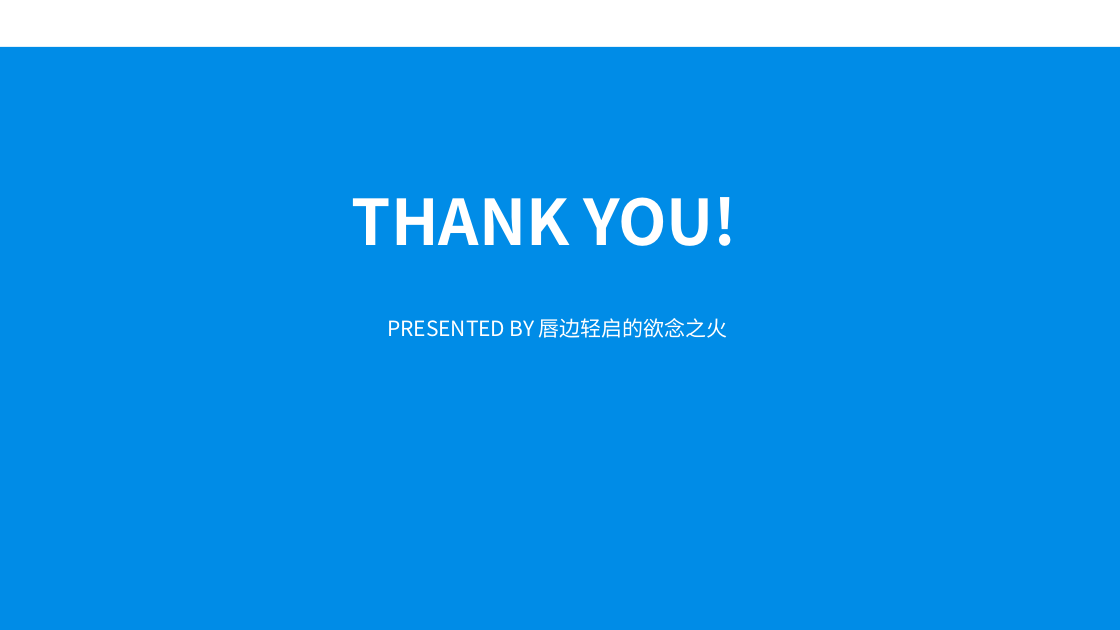
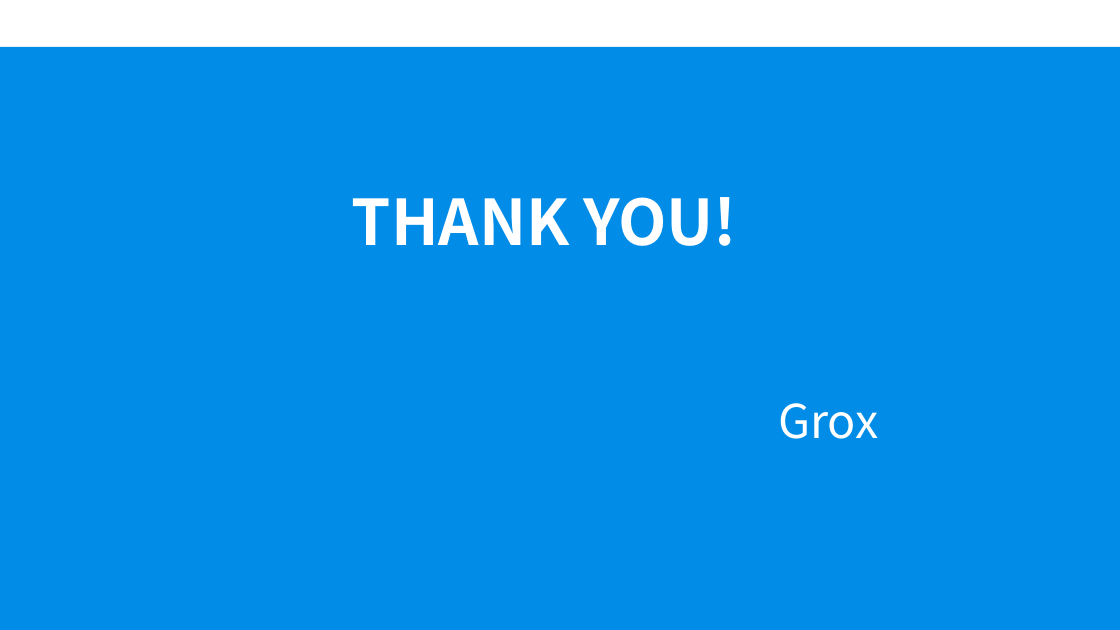
Before and after one commit to 9r0x/Mood_Map, a slide deck: slide 6 of Slides/slide.pptx (slide 8 before the commit). Drawn at 1120x630 pixels with LibreOffice and Linux fonts; fonts in the diff are those of the drawing. Boxes give left, top, right and bottom in pixels: in the first picture for what was removed or moved away, otherwise in the second. Text is boxed around its words. In the diff, an @@ line names an element or a change of style, - is before the commit and + after.

Commit message:
slide

```diff
--- a/Slides/slide.pptx
+++ b/Slides/slide.pptx
@@ text removed at box(387, 318, 728, 338) @@
-PRESENTED BY 唇边轻启的欲念之火
@@ text added at box(778, 403, 878, 439), 40 pt, text #FFFFFF @@
+Grox
```
Also in this commit, not shown: 2 other slides changed, 1 slide added, 3 slides removed.
